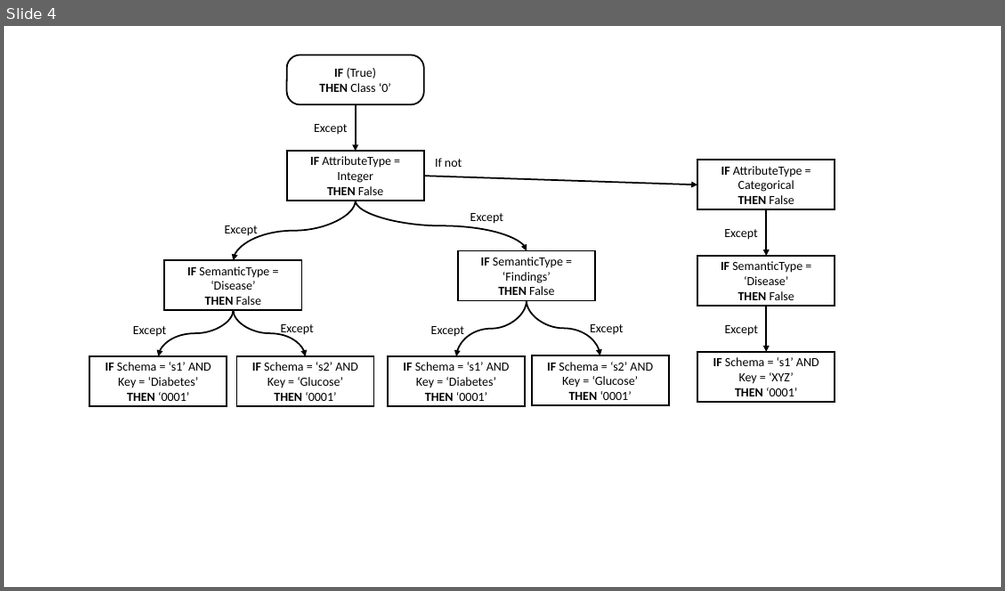
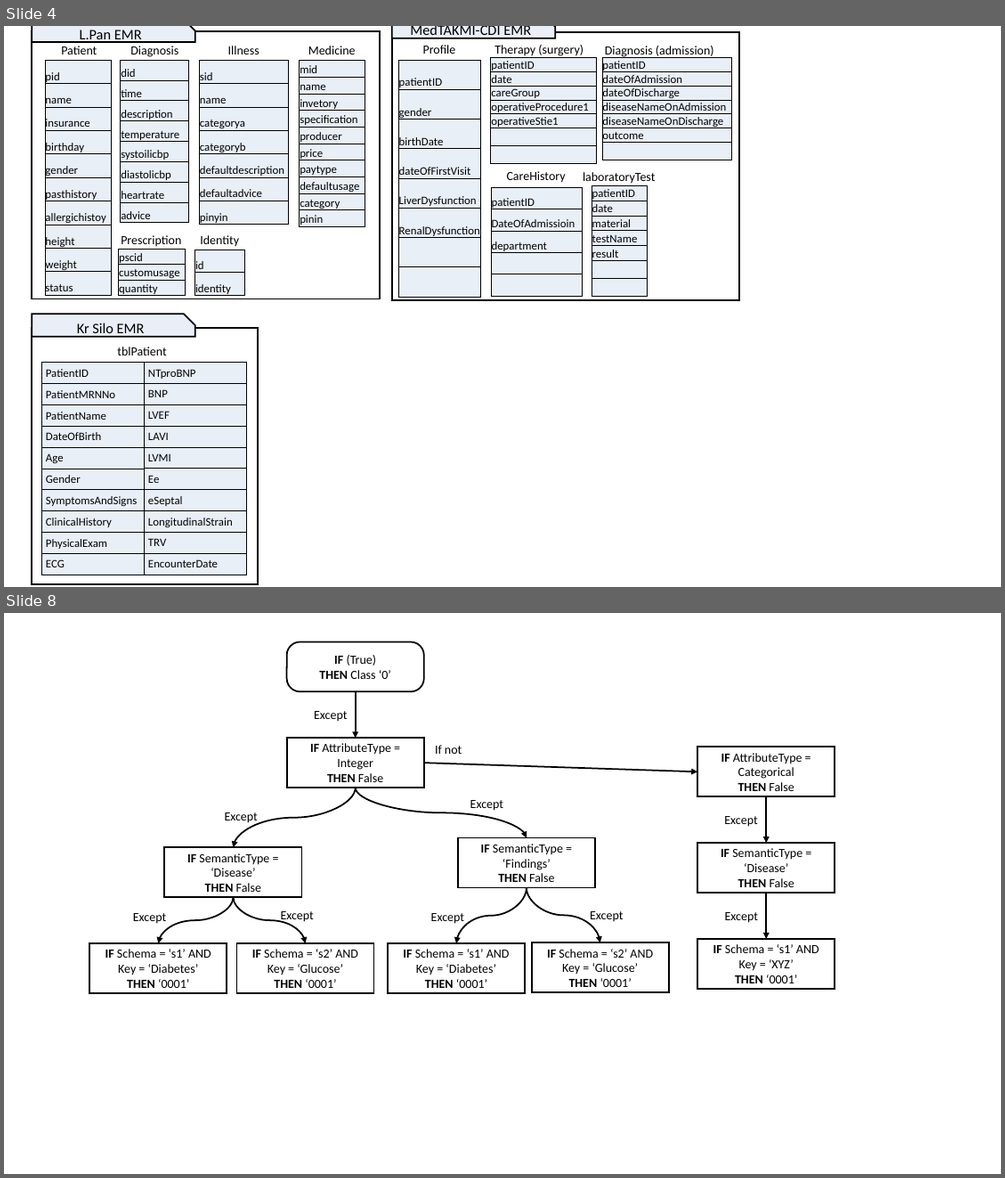
Before and after one commit to desertzebra/EMR-Interoperability, a slide deck: Presentations/EMR Interroperability V0.1.pptx. Shown one above the other, each under a label of ours: slide 4 before the commit, slides 4 and 8 after it; the slides between them are not shown. The pictures are 1005x591 and 1005x1178 pixels, drawn with LibreOffice and Linux fonts; fonts in the diff are those of the drawing. Boxes give left, top, right and bottom in pixels: in the first picture for what was removed or moved away, otherwise in the second. Text is boxed around its words. In the diff, an @@ line names an element or a change of style, - is before the commit and + after.

```diff
--- a/Presentations/EMR Interroperability V0.1.pptx
+++ b/Presentations/EMR Interroperability V0.1.pptx
@@ slide 4 added at [4, 26, 1001, 587], background #FFFFFF @@
@@ rectangle added at [32, 31, 380, 299], outline #000000 1.5 pt @@
@@ snip rect added at [32, 26, 194, 42], fill #EAEFF7, outline #000000 1.5 pt, 14 pt, text #000000 @@
+L.Pan EMR
@@ text added at [61, 46, 97, 54], 12 pt, text #000000 @@
+Patient
@@ text added at [130, 46, 178, 57], 12 pt, text #000000 @@
+Diagnosis
@@ text added at [228, 46, 259, 54], 12 pt, text #000000 @@
+Illness
@@ text added at [308, 46, 356, 54], 12 pt, text #000000 @@
+Medicine
@@ rectangle added at [392, 32, 740, 300], outline #000000 1.5 pt @@
@@ snip rect added at [392, 26, 555, 38], fill #EAEFF7, outline #000000 1.5 pt, 14 pt, text #000000 @@
+MedTAKMI-CDI EMR
@@ text added at [423, 45, 456, 54], 12 pt, text #000000 @@
+Profile
@@ text added at [494, 45, 583, 56], 12 pt, text #000000 @@
+Therapy (surgery)
@@ text added at [605, 46, 714, 58], 12 pt, text #000000 @@
+Diagnosis (admission)
@@ table added at [45, 60, 111, 299], 10 rows, 1 columns @@
+pid
+name
+insurance
+birthday
+gender
+pasthistory
+allergichistoy
+height
+weight
+status
@@ table added at [121, 60, 189, 226], 8 rows, 1 columns @@
+did
+time
+description
+temperature
+systoilicbp
+diastolicbp
+heartrate
+advice
@@ table added at [199, 61, 289, 228], 7 rows, 1 columns @@
+sid
+name
+categorya
+categoryb
+defaultdescription
+defaultadvice
+pinyin
@@ table added at [299, 61, 365, 231], 10 rows, 1 columns @@
+mid
+name
+invetory
+specification
+producer
+price
+paytype
+defaultusage
+category
+pinin
@@ table added at [399, 60, 481, 297], 8 rows, 1 columns @@
+patientID
+gender
+birthDate
+dateOfFirstVisit
+LiverDysfunction
+RenalDysfunction
+
+
@@ table added at [491, 58, 596, 164], 7 rows, 1 columns @@
+patientID
+date
+careGroup
+operativeProcedure1
+operativeStie1
+
+
@@ table added at [602, 58, 732, 160], 7 rows, 1 columns @@
+patientID
+dateOfAdmission
+dateOfDischarge
+diseaseNameOnAdmission
+diseaseNameOnDischarge
+outcome
+
@@ text added at [507, 171, 566, 183], 12 pt, text #000000 @@
+CareHistory
@@ text added at [582, 172, 655, 184], 12 pt, text #000000 @@
+laboratoryTest
@@ table added at [491, 187, 582, 296], 5 rows, 1 columns @@
+patientID
+DateOfAdmissioin
+department
+
+
@@ table added at [591, 186, 647, 297], 7 rows, 1 columns @@
+patientID
+date
+material
+testName
+result
+
+
@@ text added at [121, 235, 181, 247], 12 pt, text #000000 @@
+Prescription
@@ text added at [200, 235, 239, 247], 12 pt, text #000000 @@
+Identity
@@ table added at [119, 248, 185, 299], 3 rows, 1 columns @@
+pscid
+customusage
+quantity
@@ table added at [195, 249, 245, 299], 2 rows, 1 columns @@
+id
+identity
@@ snip rect added at [32, 313, 194, 337], fill #EAEFF7, outline #000000 1.5 pt, 14 pt, text #000000 @@
+Kr Silo EMR
@@ rectangle added at [32, 328, 258, 585], outline #000000 1.5 pt @@
@@ table added at [42, 362, 145, 574], 10 rows, 1 columns @@
+PatientID
+PatientMRNNo
+PatientName
+DateOfBirth
+Age
+Gender
+SymptomsAndSigns
+ClinicalHistory
+PhysicalExam
+ECG
@@ text added at [117, 346, 166, 355], 12 pt, text #000000 @@
+tblPatient
@@ table added at [145, 362, 247, 574], 10 rows, 1 columns @@
+NTproBNP
+BNP
+LVEF
+LAVI
+LVMI
+Ee
+eSeptal
+LongitudinalStrain
+TRV
+EncounterDate
@@ what was slide 4 is now slide 8 @@
```
Also in this commit, not shown: 2 slides changed, 3 other slides added, 2 other files.
